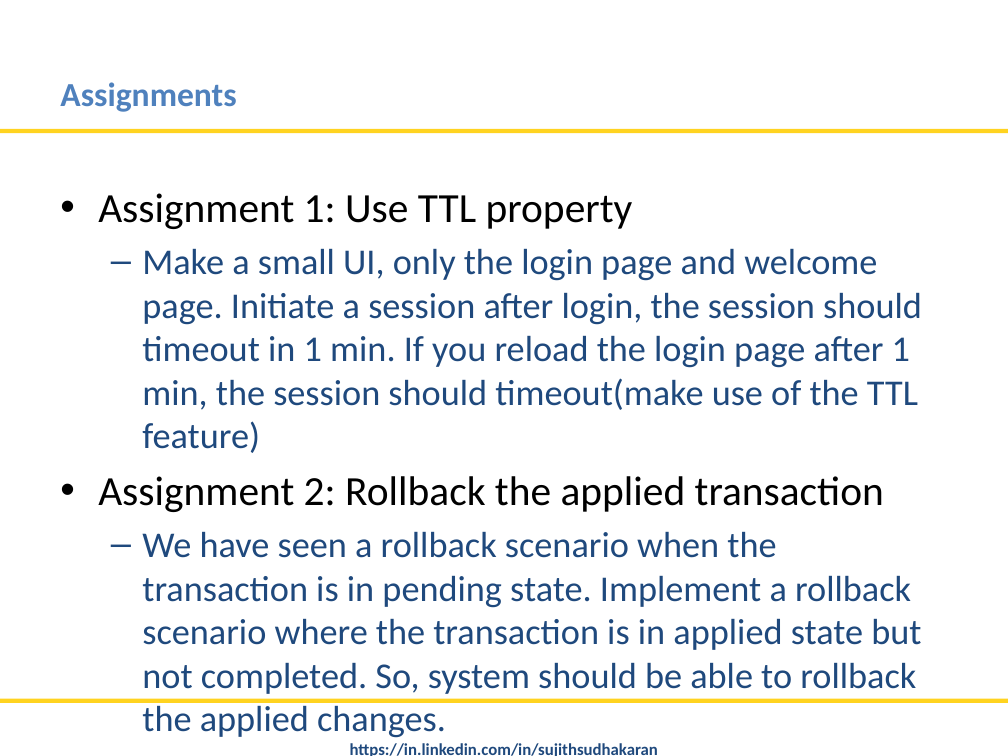
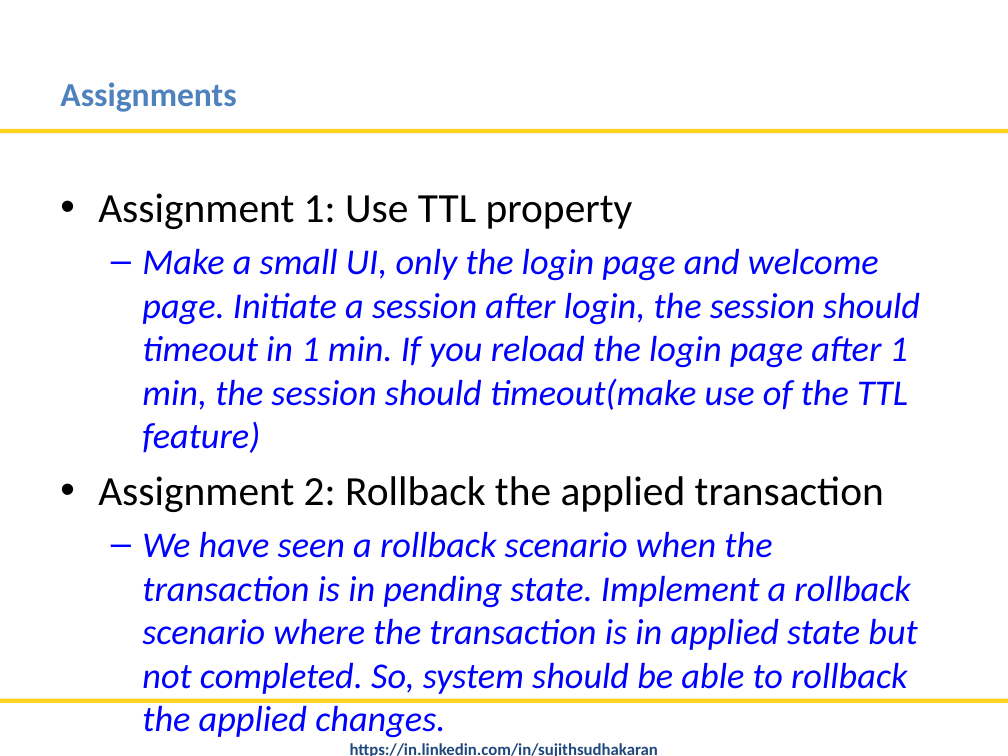
Before and after one commit to nitinmlvya/mongodb-tips-and-advfeatures, a slide deck: slide 15 of MongoDB Tips and Advance Features.pptx. Drawn at 1008x756 pixels with LibreOffice and Linux fonts; fonts in the diff are those of the drawing; background and template pictures are left out. Boxes give left, top, right and bottom in pixels: in the first picture for what was removed or moved away, otherwise in the second. Text is boxed around its words. In the diff, an @@ line names an element or a change of style, - is before the commit and + after.

```diff
--- a/MongoDB Tips and Advance Features.pptx
+++ b/MongoDB Tips and Advance Features.pptx
@@ text at (142, 248, 920, 694): text colour #1F497D to #0000FF, italic on in "Make a small UI, only the login ...", "We have seen a rollback scenario when ..." @@
```
Also in this commit, not shown: 11 other slides changed, 1 other file.
